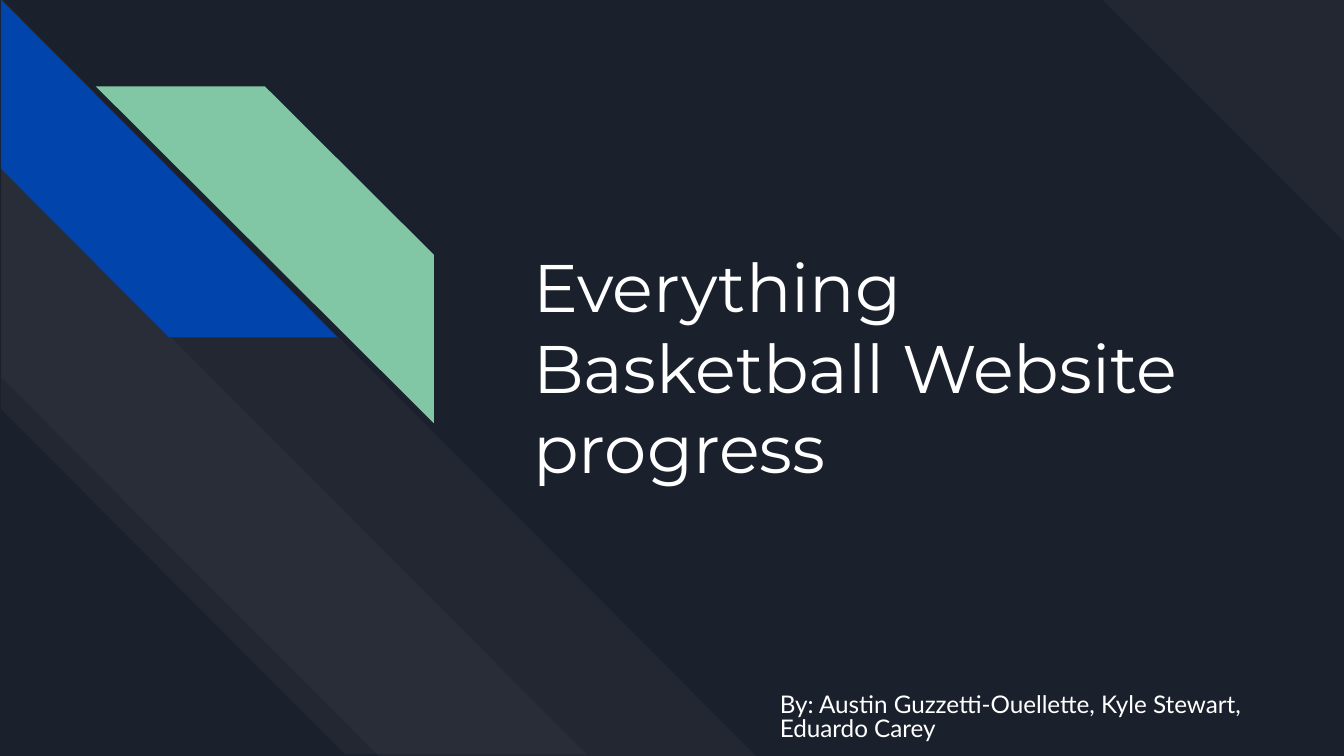
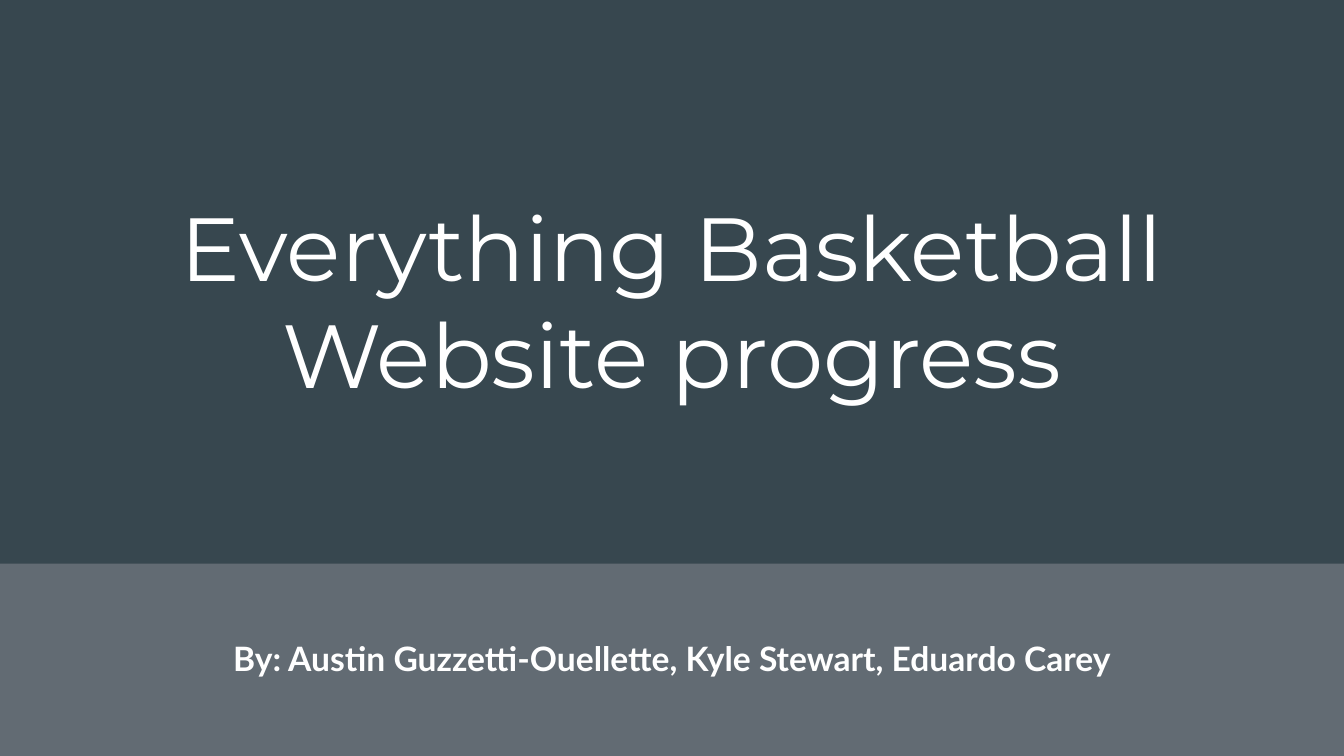
Before and after one commit to UnterLort/EverythingBasketball, a slide deck: slide 1 of Everything_Basketball_progress.pptx. Drawn at 1344x756 pixels with LibreOffice and Linux fonts; fonts in the diff are those of the drawing. Boxes give left, top, right and bottom in pixels: in the first picture for what was removed or moved away, otherwise in the second. Text is boxed around its words. In the diff, an @@ line names an element or a change of style, - is before the commit and + after.

Commit message:
basketball_presentation

```diff
--- a/Everything_Basketball_progress.pptx
+++ b/Everything_Basketball_progress.pptx
@@ background #1B212C to #FFFFFF @@
@@ rectangle added at [0,0,1344,755], fill #626B73 @@
@@ rectangle added at [0,0,1344,563], fill #37474F @@
@@ diag stripe removed at [1102,0,1344,242] @@
@@ group removed at [0,1,757,755]: 4 diag stripes @@
@@ title "Everything Basketball Website progress": place and size @@
-title "Everything Basketball Website progress" at [533,262,1177,487]
+title "Everything Basketball Website progress" at [181,214,1163,406]
@@ title "Everything Basketball Website progress" at [181,214,1163,406]: size 36 to 48 pt; alignment left to centre; vertical alignment top to bottom @@
@@ subtitle "By: Austin Guzzetti-Ouellette, Kyle Stewart, ...": place and size @@
-subtitle "By: Austin Guzzetti-Ouellette, Kyle Stewart, ..." at [780,695,1241,741]
+subtitle "By: Austin Guzzetti-Ouellette, Kyle Stewart, ..." at [233,646,1110,677]
@@ subtitle "By: Austin Guzzetti-Ouellette, Kyle Stewart, ..." at [233,646,1110,677]: size 13 to 18 pt, bold on; alignment left to centre; line spacing 0.8 to 1; vertical alignment top to middle @@
```
Also in this commit, not shown: 13 other slides changed, 6 slides added.
